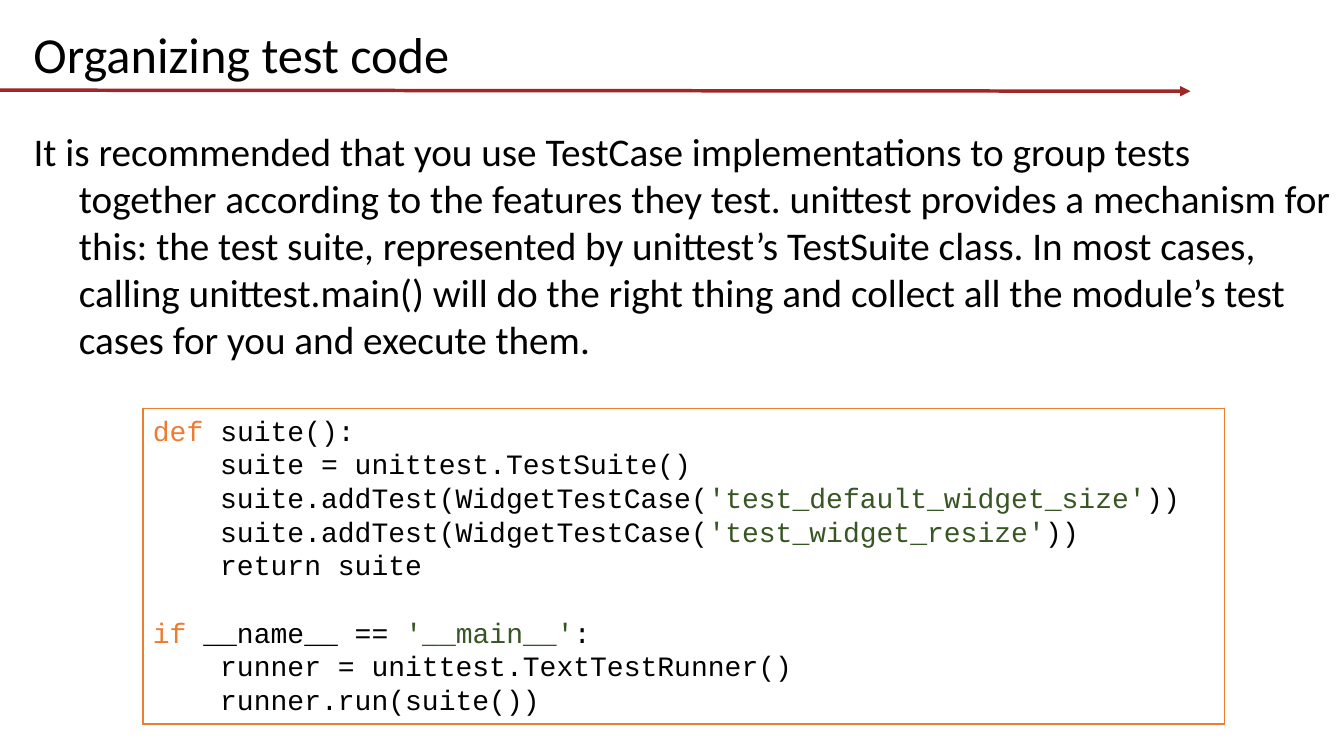
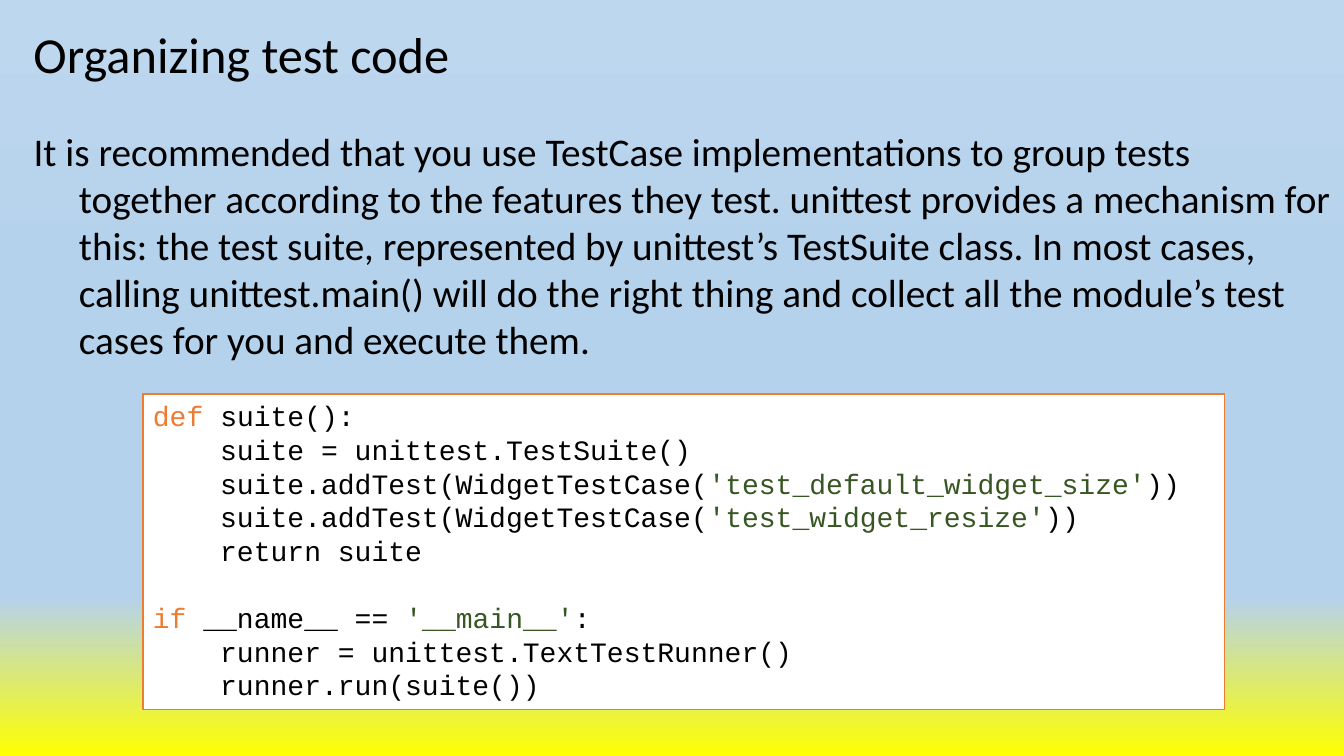
Before and after one commit to tishyk/codespacedirstructure, a slide deck: slide 12 of T3. Code Testing/Unittest/Demo.pptx. Drawn at 1344x756 pixels with LibreOffice and Linux fonts; fonts in the diff are those of the drawing; background and template pictures are left out. Boxes give left, top, right and bottom in pixels: in the first picture for what was removed or moved away, otherwise in the second. Text is boxed around its words. In the diff, an @@ line names an element or a change of style, - is before the commit and + after.

```diff
--- a/T3. Code Testing/Unittest/Demo.pptx
+++ b/T3. Code Testing/Unittest/Demo.pptx
@@ background picture (left out) to gradient #BDD7EE to #B5D2EC to #FFFF00 @@
@@ arrow removed from (0, 90) to (1191, 91) @@
@@ rectangle "def suite():": place and size @@
-rectangle "def suite():" at box(143, 408, 1225, 724)
+rectangle "def suite():" at box(143, 394, 1225, 710)
```
Also in this commit, not shown: 14 other slides changed.
